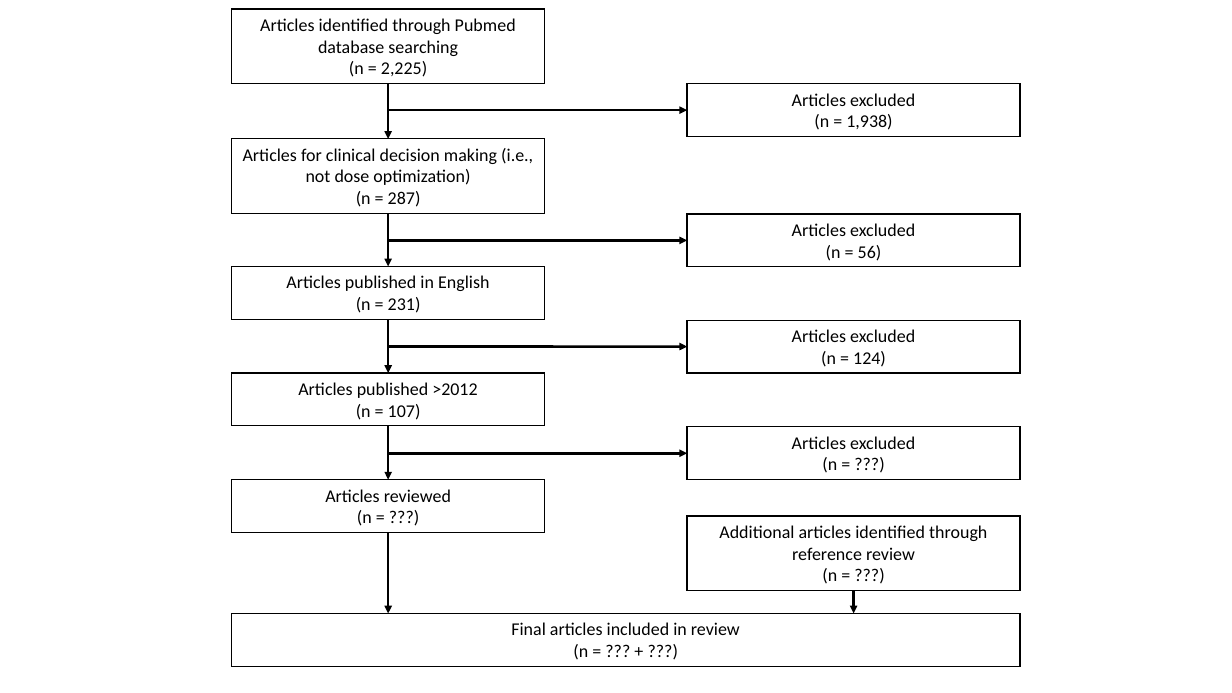
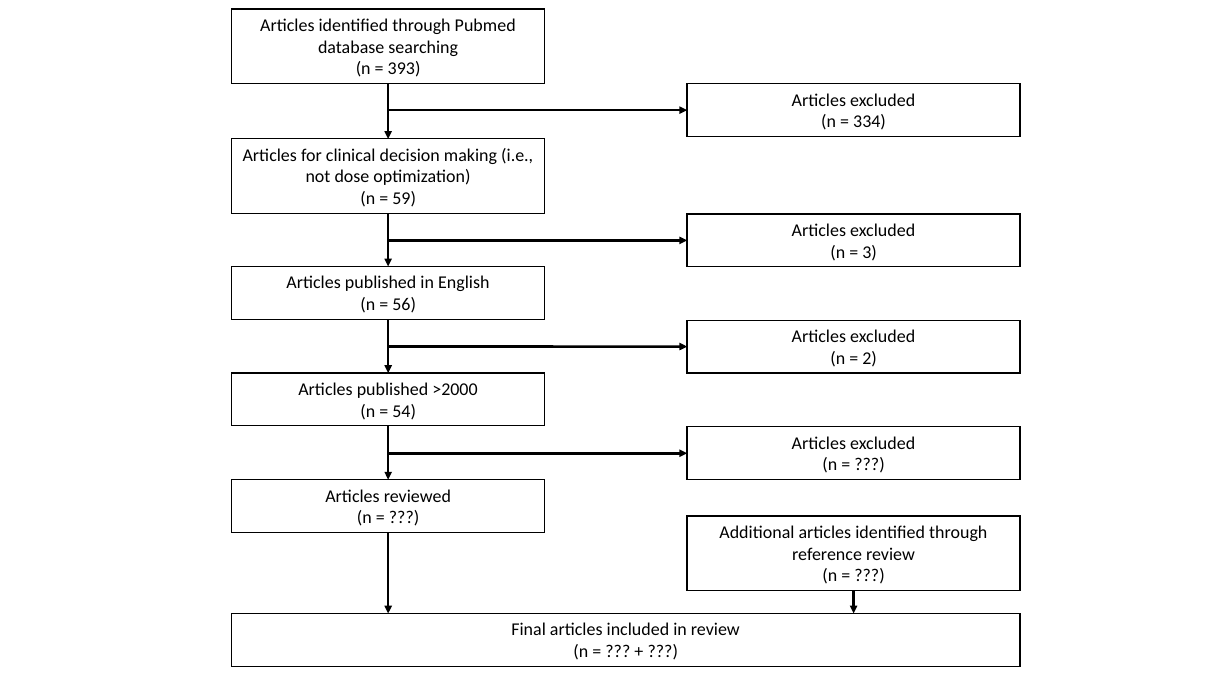
Before and after one commit to Lucas-Mc/citation-tracker, a slide deck: slide 11 of Figures.pptx (slide 5 before the commit). Drawn at 1232x693 pixels with LibreOffice and Linux fonts; fonts in the diff are those of the drawing. Boxes give left, top, right and bottom in pixels: in the first picture for what was removed or moved away, otherwise in the second. Text is boxed around its words. In the diff, an @@ line names an element or a change of style, - is before the commit and + after.

```diff
--- a/Figures.pptx
+++ b/Figures.pptx
@@ text in rectangle at <box>356,61,421,77</box>: text changed @@
-(n = 2,225)
+(n = 393)
@@ text in rectangle at <box>821,114,886,130</box>: text changed @@
-(n = 1,938)
+(n = 334)
@@ text in rectangle at <box>360,191,416,207</box>: text changed @@
-(n = 287)
+(n = 59)
@@ text in rectangle at <box>830,245,877,261</box>: text changed @@
-(n = 56)
+(n = 3)
@@ text in rectangle at <box>360,297,416,313</box>: text changed @@
-(n = 231)
+(n = 56)
@@ text in rectangle at <box>830,351,877,367</box>: text changed @@
-(n = 124)
+(n = 2)
@@ text in rectangle at <box>298,382,477,420</box>: text changed @@
-Articles published >2012
-(n = 107)
+Articles published >2000
+(n = 54)
```
Also in this commit, not shown: 11 slides added, 6 other files.
